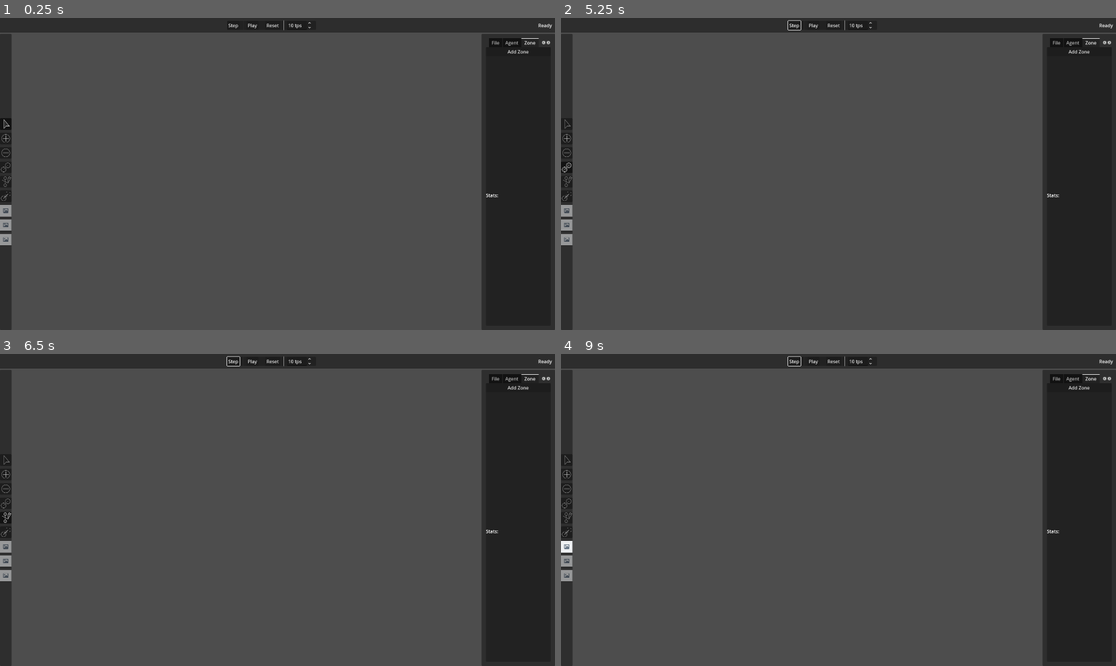
Above: before the commit, frames 1-4 (two rows, left to right).
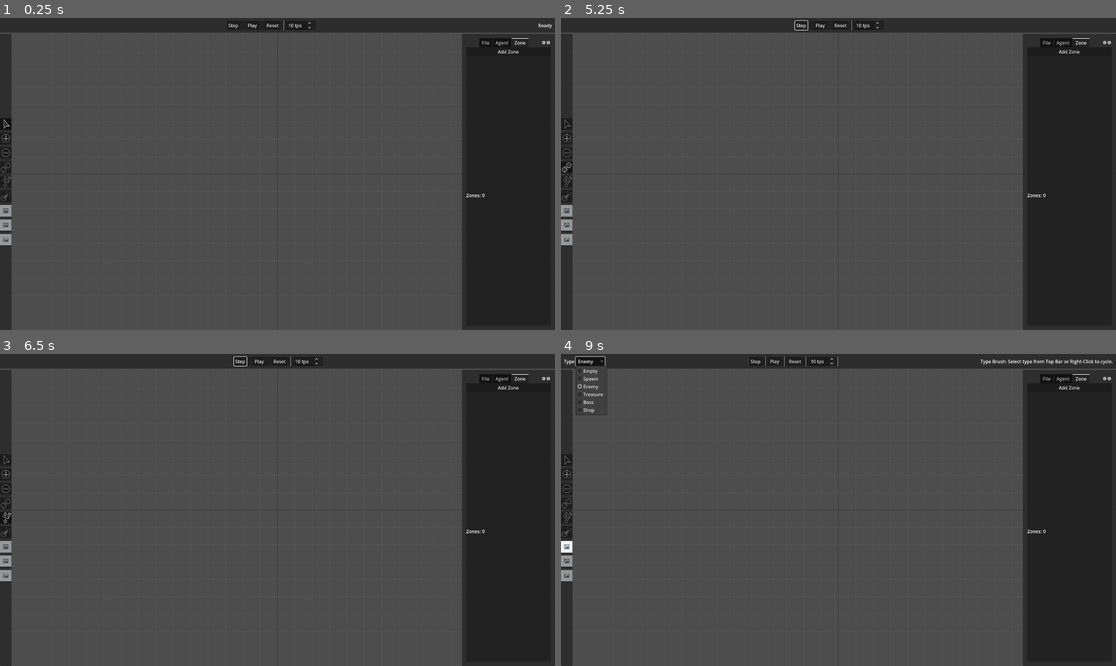
Above: after the commit, the same moments.

Repository: Code-SorceryLab/Procedural-Graph-Tools
Game: Godot game, scene res://scenes/game_player.tscn
Two runs of this game, one before a commit and one after it. Both use one fixed random seed, a clock stepped at 60 frames per second and the inputs below.
Inputs (mouse positions are in pixels of both pictures, inside the frame that each line leads up to):
- Up to frame 1 (0.25 s): no input
- Up to frame 2 (5.25 s): click "Play" at 0.5 s; click "Play" at 1.25 s; click "Step" at 2 s; click (566, 124) at 2.75 s; click (566, 139) at 3.52 s; click (566, 152) at 4.27 s; click (566, 167) at 5.02 s
- Up to frame 3 (6.5 s): click (5, 519) at 5.77 s
- Up to frame 4 (9 s): click (566, 531) at 6.52 s; click (633, 360) at 7.25 s, where only the run after the commit has a clickable "Circle"; click (566, 547) at 8.02 s; click (588, 360) at 8.75 s, where only the run after the commit has a clickable "Enemy"

The runs differ from the first frame. In frame 1, 3.5% of the frame differs, in the area x 49-98%, y 5-100%; in frame 2, 3.7%; in frame 3, 3.7%; in frame 4, 4.2%, in the area x 0-100%, y 0-100%.
Error before the commit: Parse Error: Identifier "zone_added" not declared in the current scope. (res://scripts/core/graph_editor.gd:674)

Commit message:
Zone Save/Load bug fixes

Diff:
--- /dev/null
+++ b/graph-tools/Saved_Graphs/grouptest2.json
@@ -0,0 +1,161 @@
+{
+	"agents": [],
+	"edges": [],
+	"legend": {
+		"0": {
+			"color": "ccccccff",
+			"name": "Empty"
+		},
+		"1": {
+			"color": "33cc33ff",
+			"name": "Spawn"
+		},
+		"2": {
+			"color": "cc4d4dff",
+			"name": "Enemy"
+		},
+		"3": {
+			"color": "ffcc33ff",
+			"name": "Treasure"
+		},
+		"4": {
+			"color": "990000ff",
+			"name": "Boss"
+		},
+		"5": {
+			"color": "663399ff",
+			"name": "Shop"
+		}
+	},
+	"meta": {
+		"next_ticket": 1,
+		"timestamp": "2026-01-14T21:00:19",
+		"version": "1.4"
+	},
+	"nodes": [
+		{
+			"custom_data": {
+
+			},
+			"id": "man:5",
+			"type": 0,
+			"x": -180.0,
+			"y": -120.0
+		},
+		{
+			"custom_data": {
+
+			},
+			"id": "man:6",
+			"type": 0,
+			"x": -120.0,
+			"y": -120.0
+		},
+		{
+			"custom_data": {
+
+			},
+			"id": "man:7",
+			"type": 0,
+			"x": -60.0,
+			"y": -120.0
+		},
+		{
+			"custom_data": {
+
+			},
+			"id": "man:8",
+			"type": 0,
+			"x": -60.0,
+			"y": -60.0
+		},
+		{
+			"custom_data": {
+
+			},
+			"id": "man:9",
+			"type": 0,
+			"x": -120.0,
+			"y": -60.0
+		},
+		{
+			"custom_data": {
+
+			},
+			"id": "man:10",
+			"type": 0,
+			"x": -180.0,
+			"y": -60.0
+		}
+	],
+	"schema": {
+
+	},
+	"zones": [
+		{
+			"allow_new_nodes": false,
+			"bounds": [
+				-210.0,
+				-210.0,
+				180.0,
+				180.0
+			],
+			"cells": [
+				[
+					-3,
+					-3
+				],
+				[
+					-3,
+					-2
+				],
+				[
+					-3,
+					-1
+				],
+				[
+					-2,
+					-3
+				],
+				[
+					-2,
+					-2
+				],
+				[
+					-2,
+					-1
+				],
+				[
+					-1,
+					-3
+				],
+				[
+					-1,
+					-2
+				],
+				[
+					-1,
+					-1
+				]
+			],
+			"color": "52cc744d",
+			"custom_data": {
+
+			},
+			"damage_per_tick": 0.0,
+			"is_grouped": true,
+			"name": "New Zone",
+			"ports": [],
+			"registered_nodes": [
+				"man:5",
+				"man:6",
+				"man:7",
+				"man:8",
+				"man:9",
+				"man:10"
+			],
+			"traversal_cost": 1.0,
+			"type": 1
+		}
+	]
+}
--- a/graph-tools/scripts/core/graph_editor.gd
+++ b/graph-tools/scripts/core/graph_editor.gd
@@ -665,13 +665,6 @@
 	_reset_local_state()
 	_reconstruct_state_from_ids()
 
-	# [THE FIX] Re-Announce Zones
-	# These zones were added while the graph was disconnected (during loading).
-	# We must manually emit the signal so the Selection Tool notices them
-	# and respects their 'is_grouped' status.
-	if not graph.zones.is_empty():
-		for zone in graph.zones:
-			zone_added.emit(zone)
 
 	graph_loaded.emit(graph)
 
--- a/graph-tools/scripts/core/graph_zone.gd
+++ b/graph-tools/scripts/core/graph_zone.gd
@@ -30,7 +30,7 @@
 var traversal_cost: float = 1.0
 var damage_per_tick: float = 0.0
 
-# [NEW] Dynamic Data (for the Inspector Wizard)
+# Dynamic Data (for the Inspector Wizard)
 var custom_data: Dictionary = {}
 
 # --- METADATA ---
@@ -112,7 +112,9 @@
 
 # Helper to check containment regardless of type
 func contains_node(node_id: String) -> bool:
-	return _roster_lookup.has(node_id)
+	var result = registered_nodes.has(node_id)
+	#print("Zone '%s' contains '%s'? %s (Roster size: %d)" % [zone_name, node_id, result, registered_nodes.size()])
+	return result
 
 func clear() -> void:
 	cells.clear()
@@ -225,4 +227,14 @@
 	for id in saved_roster:
 		zone.registered_nodes.append(id)
 
+	# [THE FIX] Immediately sync the lookup!
+	zone.rebuild_lookup()
+
 	return zone
+
+
+# [NEW] Rebuilds the optimization dictionary from the list
+func rebuild_lookup() -> void:
+	_roster_lookup.clear()
+	for id in registered_nodes:
+		_roster_lookup[id] = true
--- a/graph-tools/scripts/graph_tools/graph_tool_select.gd
+++ b/graph-tools/scripts/graph_tools/graph_tool_select.gd
@@ -152,10 +152,21 @@
 	var is_group_action: bool = false
 	var active_group_zone: GraphZone = null
 
+	# [DEBUG START]
+	print("\n--- SELECT TOOL DEBUG: Clicked node '%s' ---" % id)
+	print("Graph has %d zones." % _graph.zones.size())
+	# [DEBUG END]
 	# 1. IDENTIFY TARGETS (Group Logic)
 	if _graph.zones:
 		for zone in _graph.zones:
+
+			# [DEBUG START]
+			var contains = zone.contains_node(id)
+			print("Checking Zone '%s': is_grouped=%s, contains_node=%s" % [zone.zone_name, zone.is_grouped, contains])
+			# [DEBUG END]
+
 			if zone.is_grouped and zone.contains_node(id):
+				print(">>> GROUP HIT! Zone '%s' is locking selection." % zone.zone_name)
 				is_group_action = true
 				active_group_zone = zone
 
--- a/graph-tools/scripts/utils/graph_serializer.gd
+++ b/graph-tools/scripts/utils/graph_serializer.gd
@@ -69,7 +69,7 @@
 		if agent.has_method("serialize"):
 			data["agents"].append(agent.serialize())
 
-	# 4. SERIALIZE ZONES [NEW]
+	# 4. SERIALIZE ZONES
 	if "zones" in graph:
 		for zone in graph.zones:
 			if zone.has_method("serialize"):
Not shown, added: graph-tools/scenes/game_player.tscn78330722808.tmp
